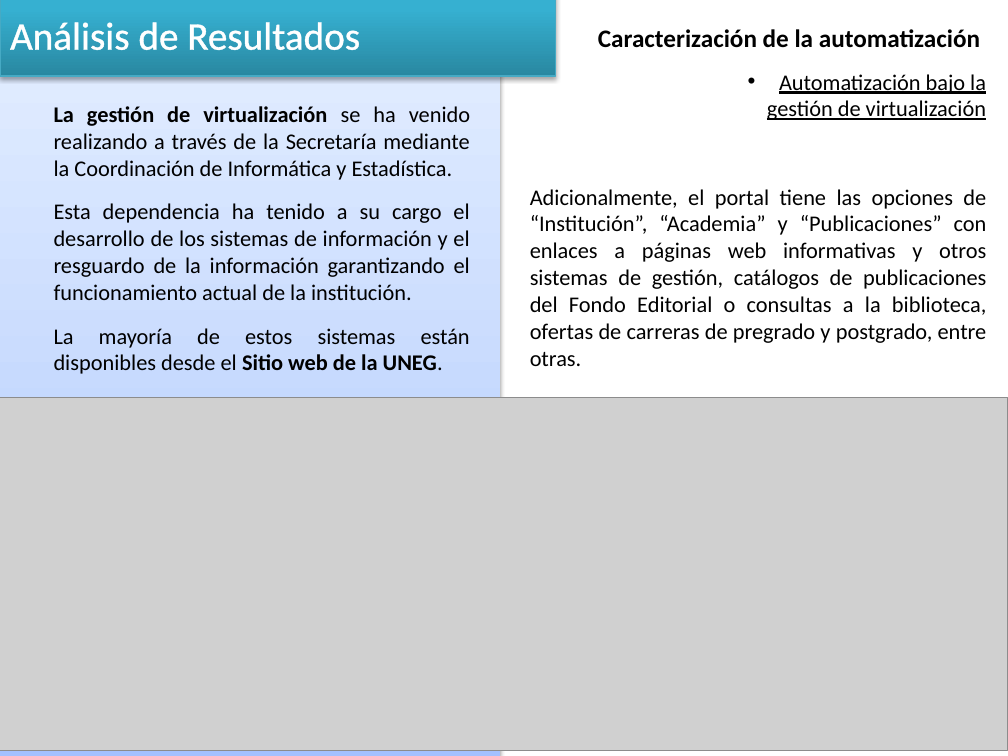
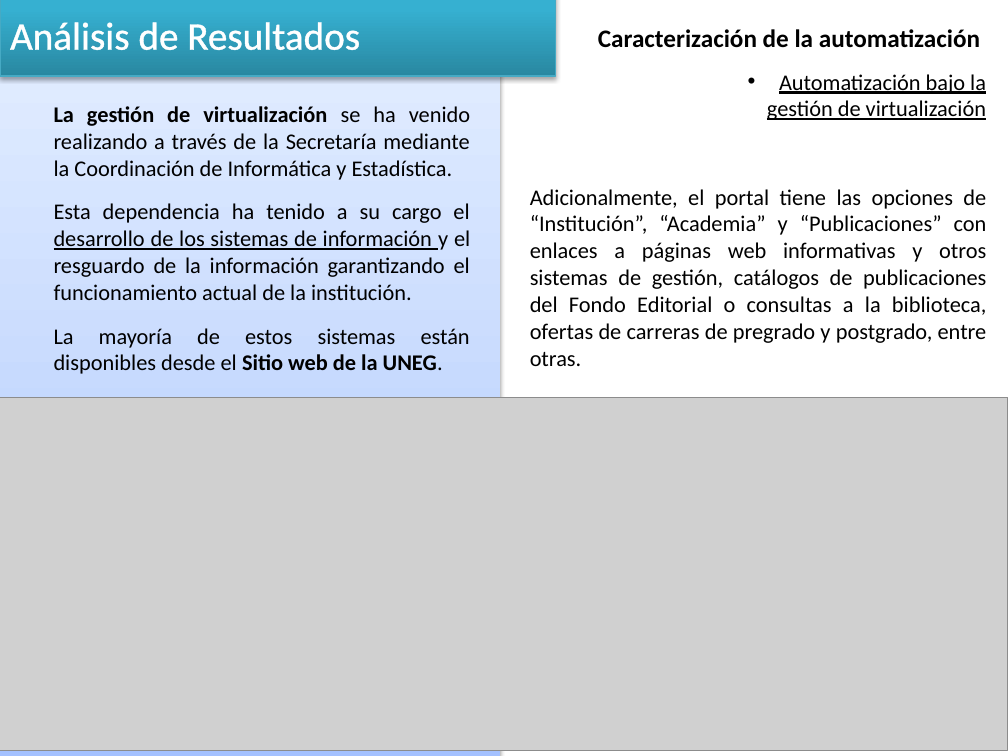
Before and after one commit to H-Javier-Rivas/magister-tesis, a slide deck: slide 22 of Tesis - presentación (Hernán Rivas).pptx. Drawn at 1008x756 pixels with LibreOffice and Linux fonts; fonts in the diff are those of the drawing; grey boxes stand for pictures. Boxes give left, top, right and bottom in pixels: in the first picture for what was removed or moved away, otherwise in the second. Text is boxed around its words. In the diff, an @@ line names an element or a change of style, - is before the commit and + after.

Commit message:
Tesis de Maestría, Versión de entrega
Título: Automatización de los procesos académicos mediante la tecnología Blockchain en la UNEG.
Contiene últimas actualizaciones y se utilizará en la presentación de la defensa el día 09-10-2024 a la 1:00 pm en la sede de Chilemex, UNEG, Puerto Ordaz, Edo. Bolívar, Venezuela.

```diff
--- a/Tesis - presentación (Hernán Rivas).pptx
+++ b/Tesis - presentación (Hernán Rivas).pptx
@@ text at <box>54,203,470,300</box>: underline on in "desarrollo de los sistemas de información" @@
```
Also in this commit, not shown: 1 other slide changed, 1 other file.
